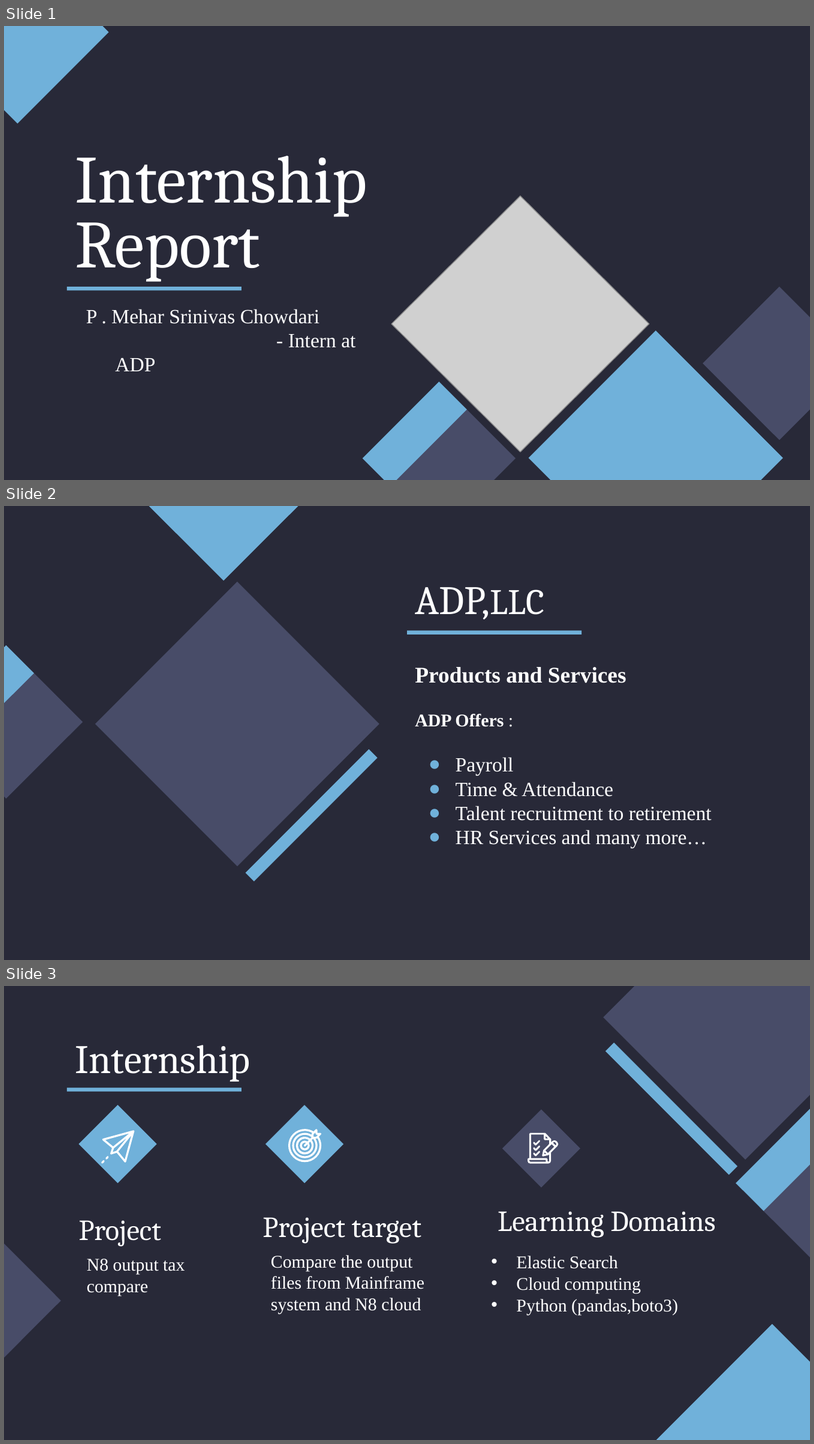
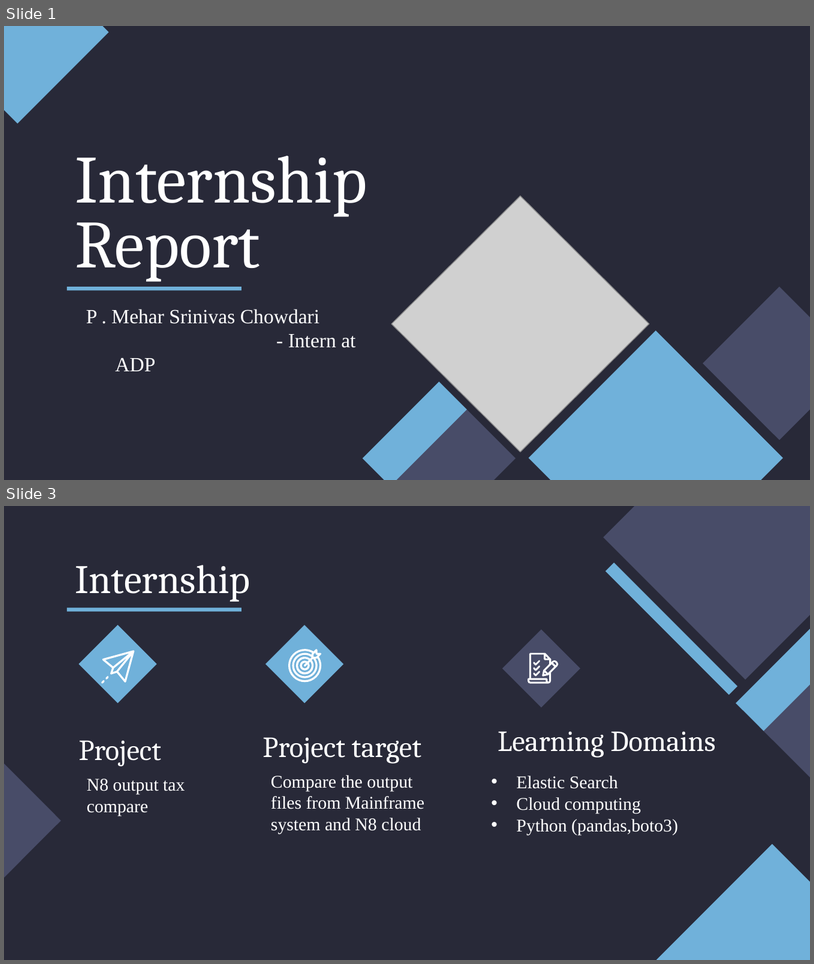
Before and after one commit to mehar-srinivas-chowdari/git-learning, a slide deck: presentation_to_seniors.pptx. Shown one above the other, each under a label of ours: slides 1, 2 and 3 before the commit, slides 1 and 3 after it; the slides between them are not shown. The pictures are 814x1444 and 814x964 pixels, drawn with LibreOffice and Linux fonts; fonts in the diff are those of the drawing; grey boxes stand for pictures. Boxes give left, top, right and bottom in pixels: in the first picture for what was removed or moved away, otherwise in the second. Text is boxed around its words. In the diff, an @@ line names an element or a change of style, - is before the commit and + after.

```diff
--- a/presentation_to_seniors.pptx
+++ b/presentation_to_seniors.pptx
@@ slide 2 removed at [4,506,810,960], background #282938 @@
@@ rectangle removed at [147,506,300,580] @@
@@ rectangle removed at [95,582,380,865] @@
@@ title removed at [415,587,545,619] @@
-ADP,LLC
@@ rectangle removed at [407,630,582,634] @@
@@ rectangle removed at [4,645,34,749] @@
@@ subtitle removed at [415,667,712,848] @@
-Products and Services
-ADP Offers :
-● Payroll
-● Time & Attendance
-● Talent recruitment to retirement
-● HR Services and many more…
@@ rectangle removed at [4,669,83,798] @@
@@ rectangle removed at [245,749,378,882] @@
```
Also in this commit, not shown: 4 slides added, 1 other slide removed.
